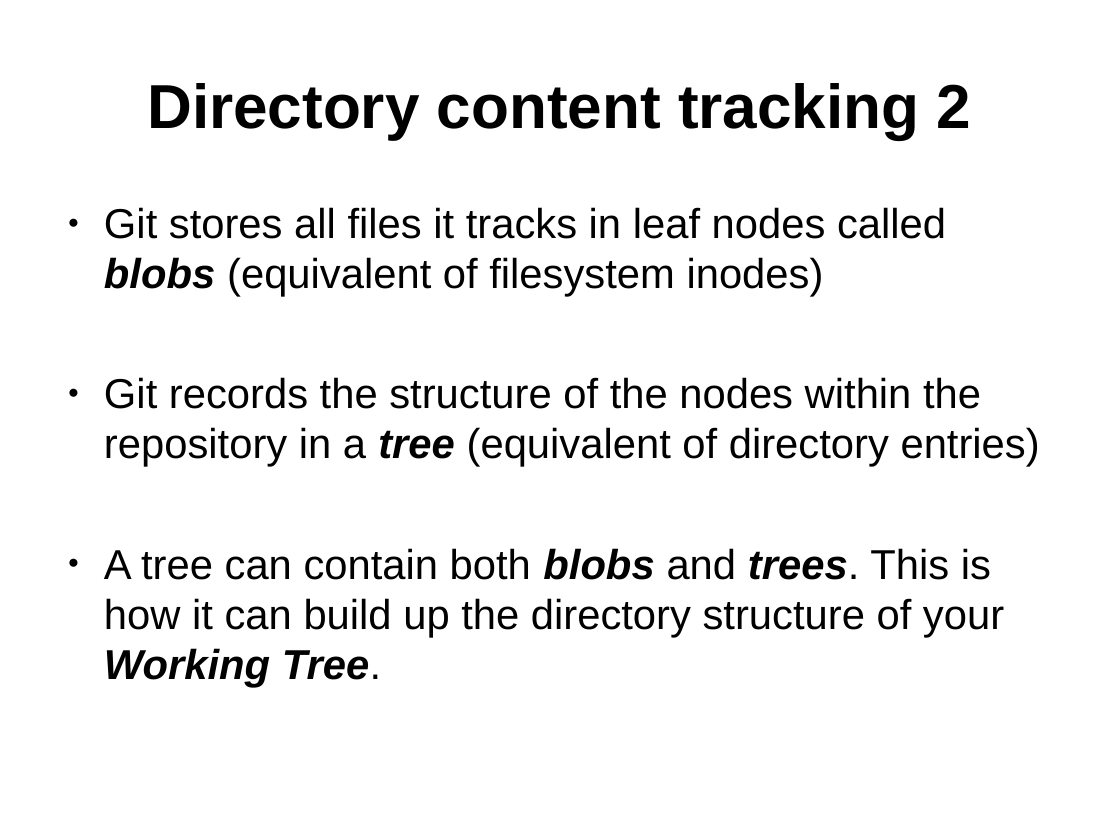
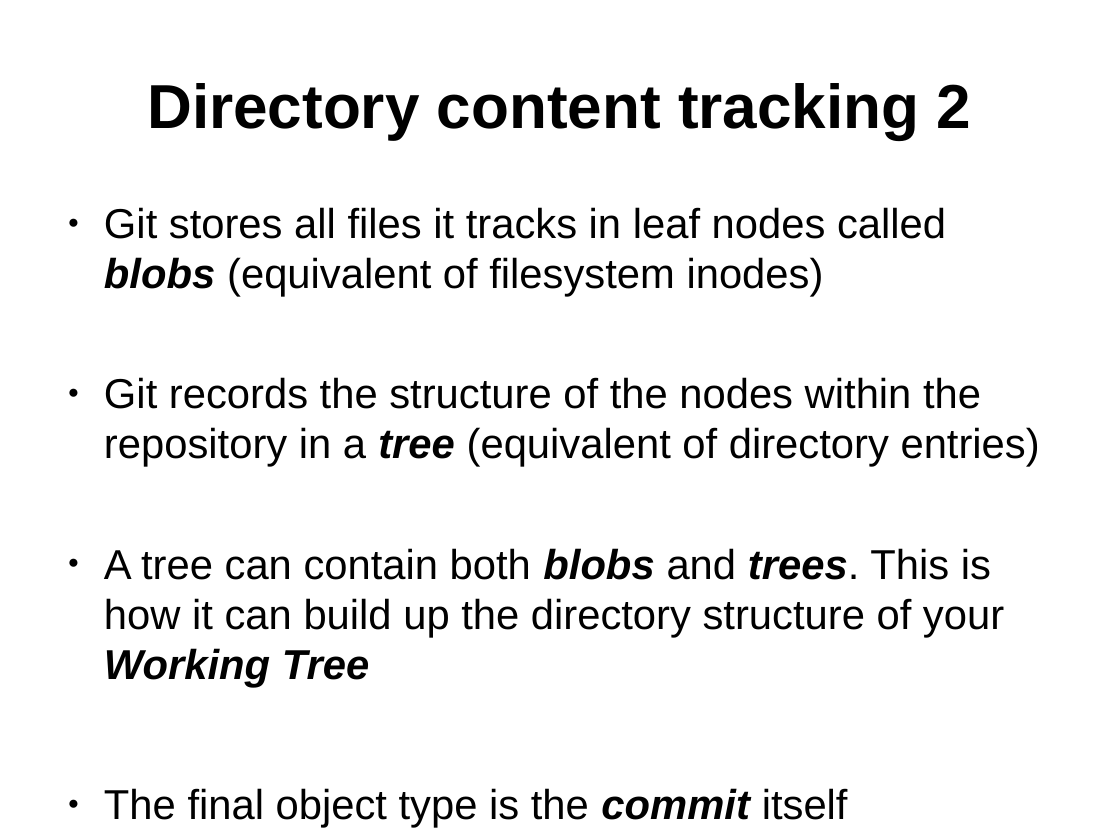
Before and after one commit to ifpingram/soslug, a slide deck: slide 10 of Understanding_Git_and_using_Github.odp (slide 12 before the commit). Drawn at 1120x840 pixels with LibreOffice and Linux fonts; fonts in the diff are those of the drawing. Boxes give left, top, right and bottom in pixels: in the first picture for what was removed or moved away, otherwise in the second. Text is boxed around its words. In the diff, an @@ line names an element or a change of style, - is before the commit and + after.

Commit message:
Added slides for objects + branches

```diff
--- a/Understanding_Git_and_using_Github.odp
+++ b/Understanding_Git_and_using_Github.odp
@@ text at (104, 548, 1004, 828): text changed @@
-● A tree can contain both blobs and trees. This is how it can build up the directory structure of your Working Tree.
+● A tree can contain both blobs and trees. This is how it can build up the directory structure of your Working Tree
+● The final object type is the commit itself
```
Also in this commit, not shown: 5 other slides changed, 6 slides added.
